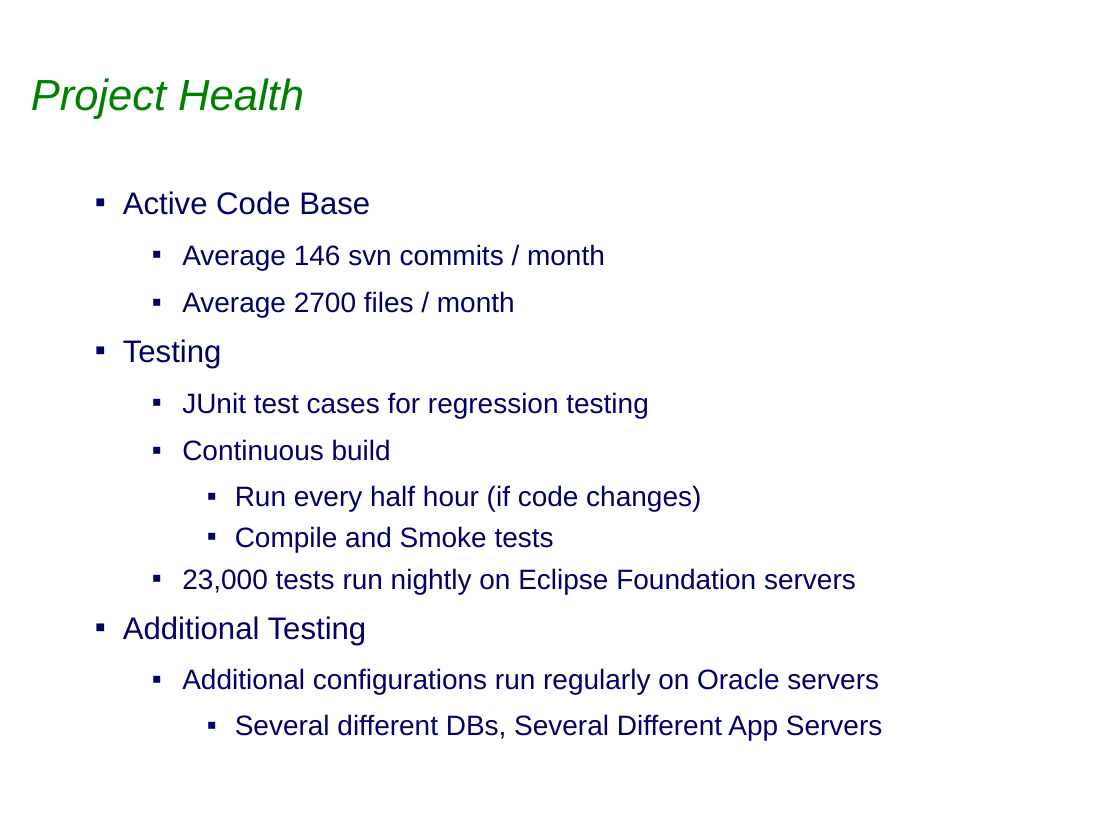
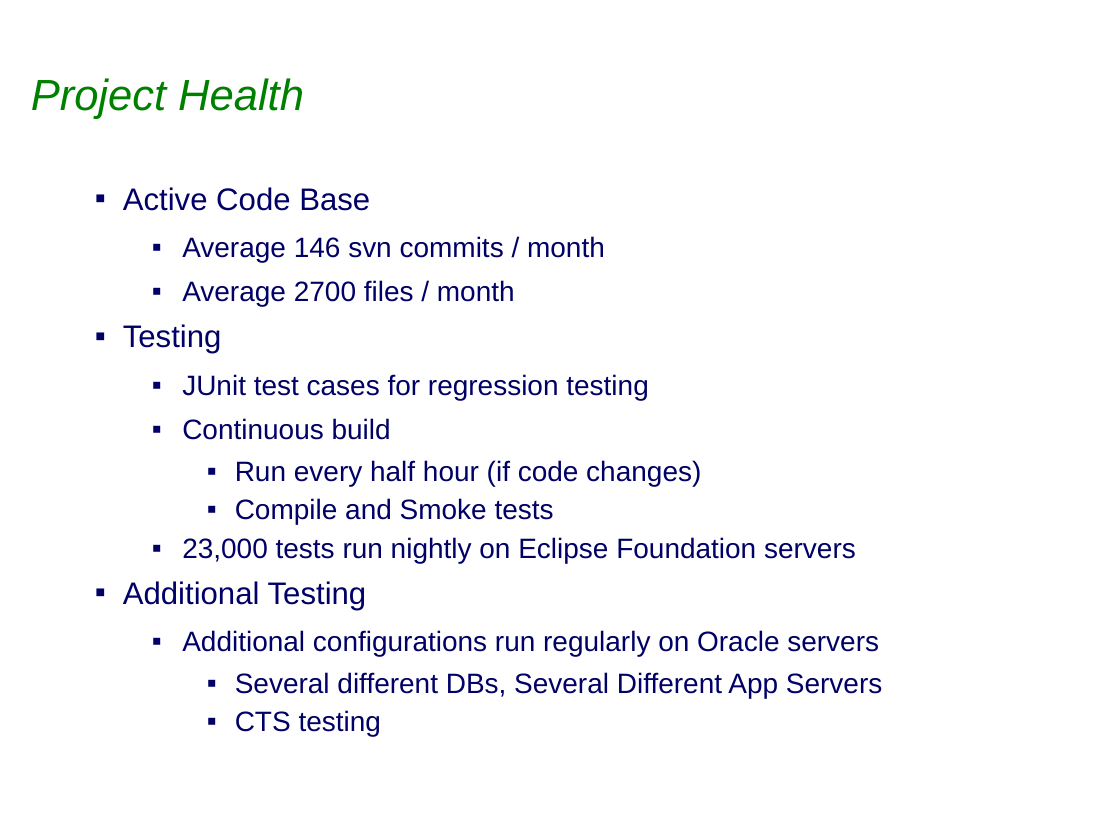
Before and after one commit to eclipse-ee4j/eclipselink, a slide deck: slide 5 of project-admin/Eclipselink_2.0.0_Release_Review.ppt (slide 6 before the commit). Drawn at 1120x840 pixels with LibreOffice and Linux fonts; fonts in the diff are those of the drawing; background and template pictures are left out. Boxes give left, top, right and bottom in pixels: in the first picture for what was removed or moved away, otherwise in the second. Text is boxed around its words. In the diff, an @@ line names an element or a change of style, - is before the commit and + after.

```diff
--- a/project-admin/Eclipselink_2.0.0_Release_Review.ppt
+++ b/project-admin/Eclipselink_2.0.0_Release_Review.ppt
@@ text at (123, 187, 882, 699): line spacing 1 to 0.9 @@
@@ text at (235, 710, 381, 736): paragraph added @@
+    ▪ CTS testing
```
Also in this commit, not shown: 2 other slides changed, 1 slide removed.
